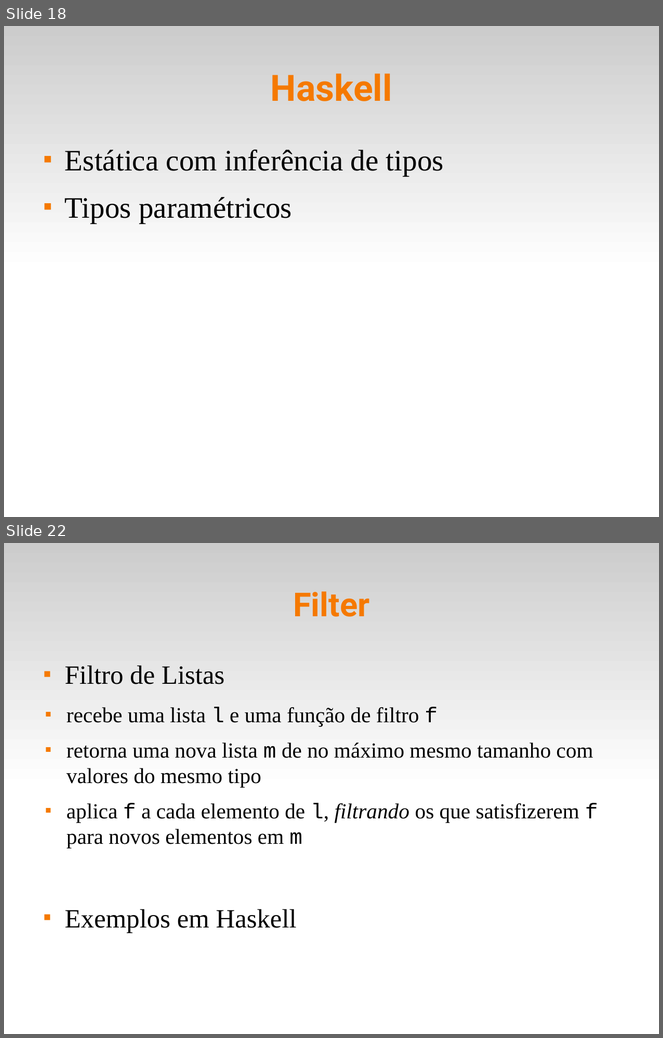
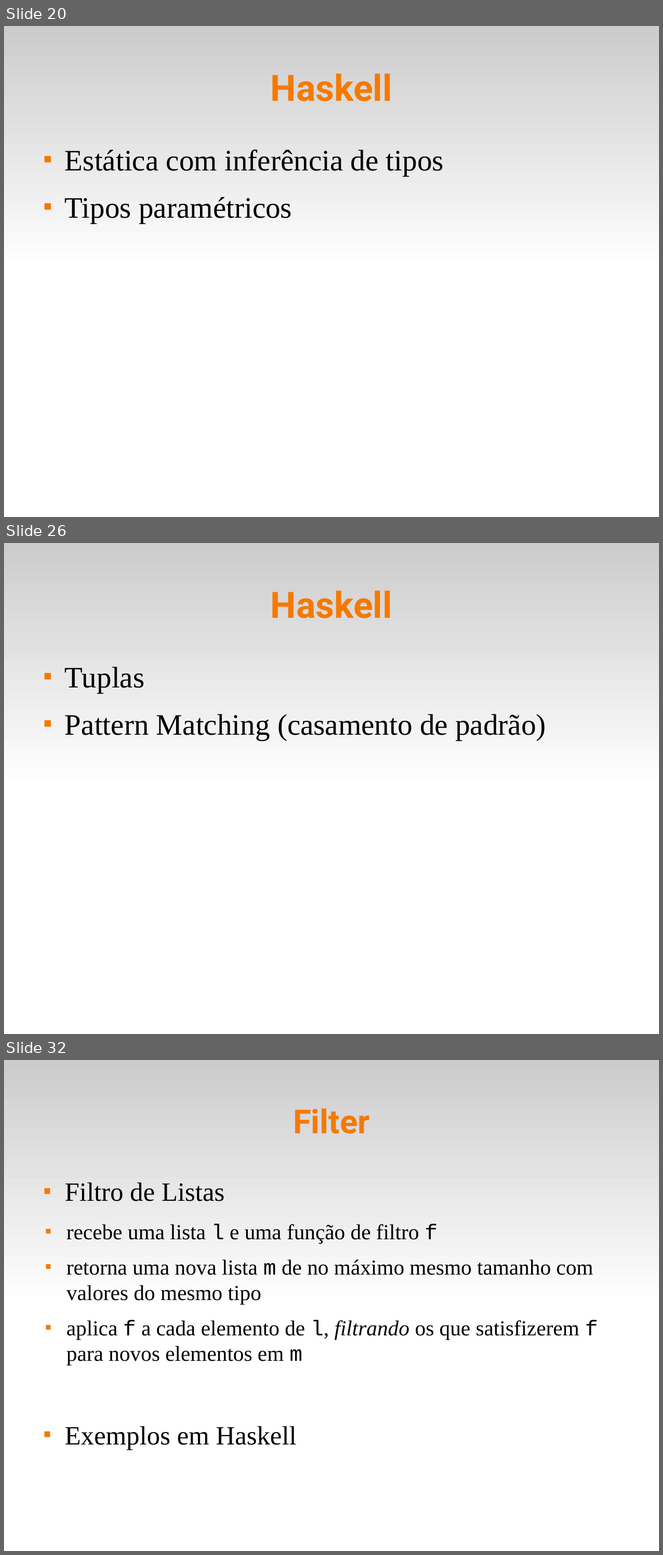
Before and after one commit to fsantanna-uerj/EDL, a slide deck: slides/edl-10-fun.odp. Shown one above the other, each under a label of ours: slides 18 and 22 before the commit, slides 20, 26 and 32 after it; the slides between them are not shown. The pictures are 663x1038 and 663x1555 pixels, drawn with LibreOffice and Linux fonts; fonts in the diff are those of the drawing. Boxes give left, top, right and bottom in pixels: in the first picture for what was removed or moved away, otherwise in the second. Text is boxed around its words. In the diff, an @@ line names an element or a change of style, - is before the commit and + after.

```diff
--- a/slides/edl-10-fun.odp
+++ b/slides/edl-10-fun.odp
@@ slide 26 added at (4, 543, 659, 1034), background #FFFFFF; not listed: 1 template element that a slide beside it also shows @@
@@ title added at (271, 590, 392, 618), 44 pt, text #F57900, bold @@
+Haskell
@@ text added at (65, 667, 546, 740), 36 pt, text #000000 @@
+■ Tuplas
+■ Pattern Matching (casamento de padrão)
@@ what was slide 18 is now slide 20 @@
@@ what was slide 22 is now slide 32 @@
```
Also in this commit, not shown: 4 slides changed, 9 other slides added, 4 other files.
